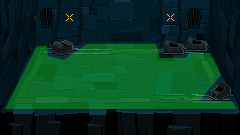
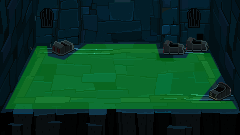
Layer changes from the first 240px x 135px image to the second:
removed group "Placeholders" (2 layers) from group "Areas" over [65, 13, 175, 22]
removed layer "LeftColumn" from group "Placeholders" over [65, 13, 74, 22]
removed layer "RightColumn" from group "Placeholders" over [166, 13, 175, 22]
